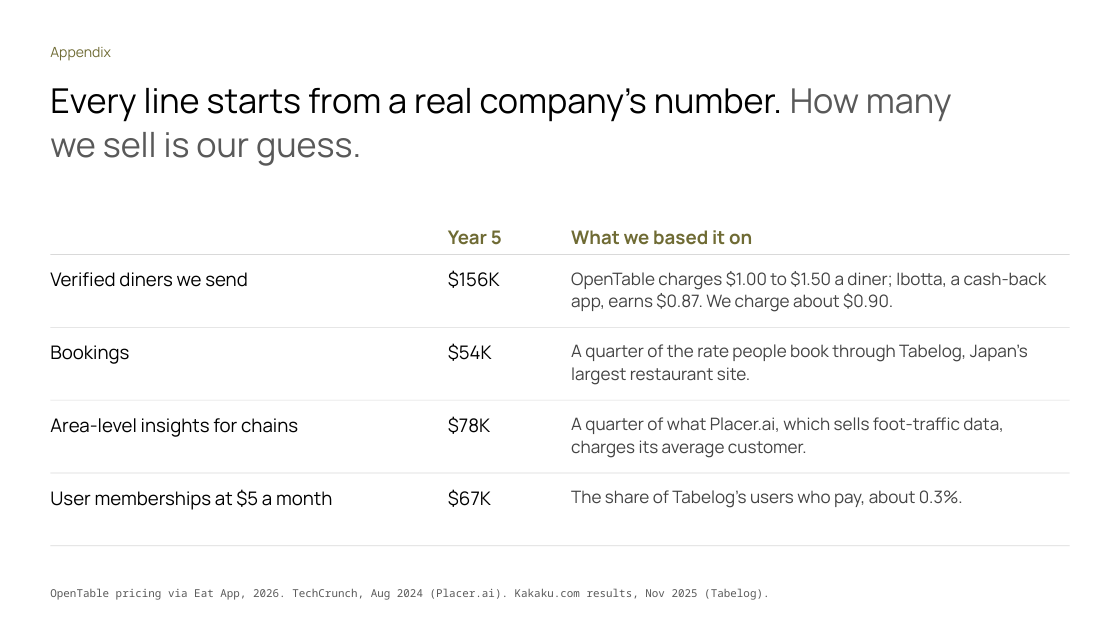
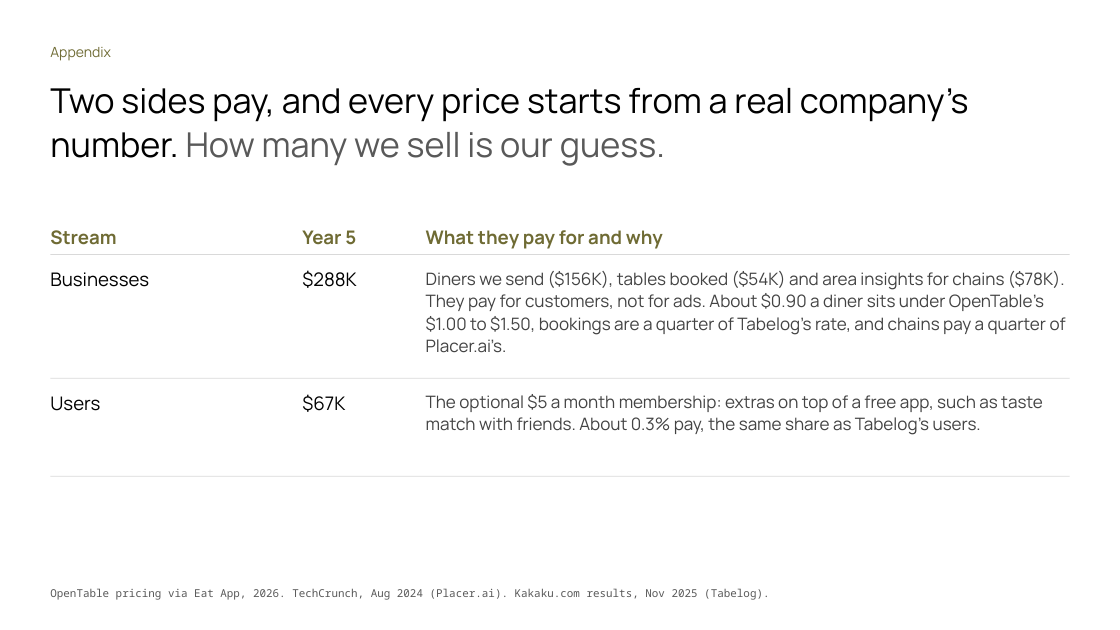
Before and after one commit to Dinguusto/Alex-s-workout-app, a slide deck: slide 11 of ENTR_4501_Gate_2_deck_readable.pptx. Drawn at 1120x630 pixels with LibreOffice and Linux fonts; fonts in the diff are those of the drawing. Boxes give left, top, right and bottom in pixels: in the first picture for what was removed or moved away, otherwise in the second. Text is boxed around its words. In the diff, an @@ line names an element or a change of style, - is before the commit and + after.

```diff
--- a/ENTR_4501_Gate_2_deck_readable.pptx
+++ b/ENTR_4501_Gate_2_deck_readable.pptx
@@ text at (50, 88, 969, 166): text changed @@
-Every line starts from a real company's number. How many we sell is our guess.
+Two sides pay, and every price starts from a real company’s number. How many we sell is our guess.
@@ text added at (50, 230, 116, 245), 24 pt, text #6F6B34, bold @@
+Stream
@@ text "Year 5": place and size @@
-text "Year 5" at (448, 230, 502, 245)
+text "Year 5" at (302, 230, 356, 245)
@@ text at (426, 230, 663, 249): text changed @@
-What we based it on
+What they pay for and why
@@ text at (50, 272, 149, 287): text changed @@
-Verified diners we send
+Businesses
@@ text at (302, 270, 356, 288): text changed @@
-$156K
+$288K
@@ text at (426, 271, 1066, 353): text changed @@
-OpenTable charges $1.00 to $1.50 a diner; Ibotta, a cash-back app, earns $0.87. We charge about $0.90.
+Diners we send ($156K), tables booked ($54K) and area insights for chains ($78K). They pay for customers, not for ads. About $0.90 a diner sits under OpenTable’s $1.00 to $1.50, bookings are a quarter of Tabelog’s rate, and chains pay a quarter of Placer.ai’s.
@@ text removed at (448, 343, 492, 361) @@
-$54K
@@ rectangle: place and size @@
-rectangle at (50, 327, 1070, 328)
+rectangle at (50, 378, 1070, 379)
@@ text "$67K": place and size @@
-text "$67K" at (448, 489, 491, 507)
+text "$67K" at (302, 394, 345, 412)
@@ text at (50, 396, 100, 411): text changed @@
-Bookings
+Users
@@ text removed at (50, 418, 298, 437) @@
-Area-level insights for chains
@@ text at (426, 394, 1043, 435): text changed @@
-A quarter of the rate people book through Tabelog, Japan's largest restaurant site.
+The optional $5 a month membership: extras on top of a free app, such as taste match with friends. About 0.3% pay, the same share as Tabelog’s users.
@@ text removed at (448, 416, 490, 434) @@
-$78K
@@ text removed at (571, 417, 1003, 458) @@
-A quarter of what Placer.ai, which sells foot-traffic data, charges its average customer.
@@ rectangle: place and size @@
-rectangle at (50, 400, 1070, 400)
+rectangle at (50, 476, 1070, 477)
@@ text removed at (50, 489, 332, 510) @@
-User memberships at $5 a month
@@ text removed at (571, 490, 963, 508) @@
-The share of Tabelog's users who pay, about 0.3%.
@@ rectangle removed at (50, 545, 1070, 546) @@
```
